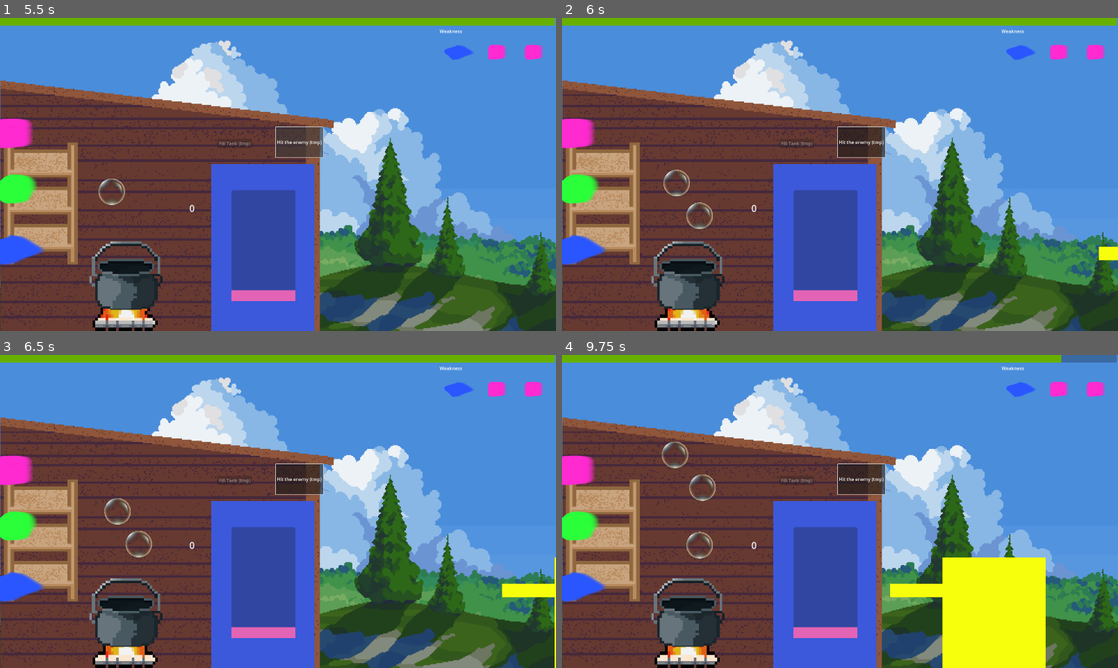
Above: before the commit, frames 1-4 (two rows, left to right).
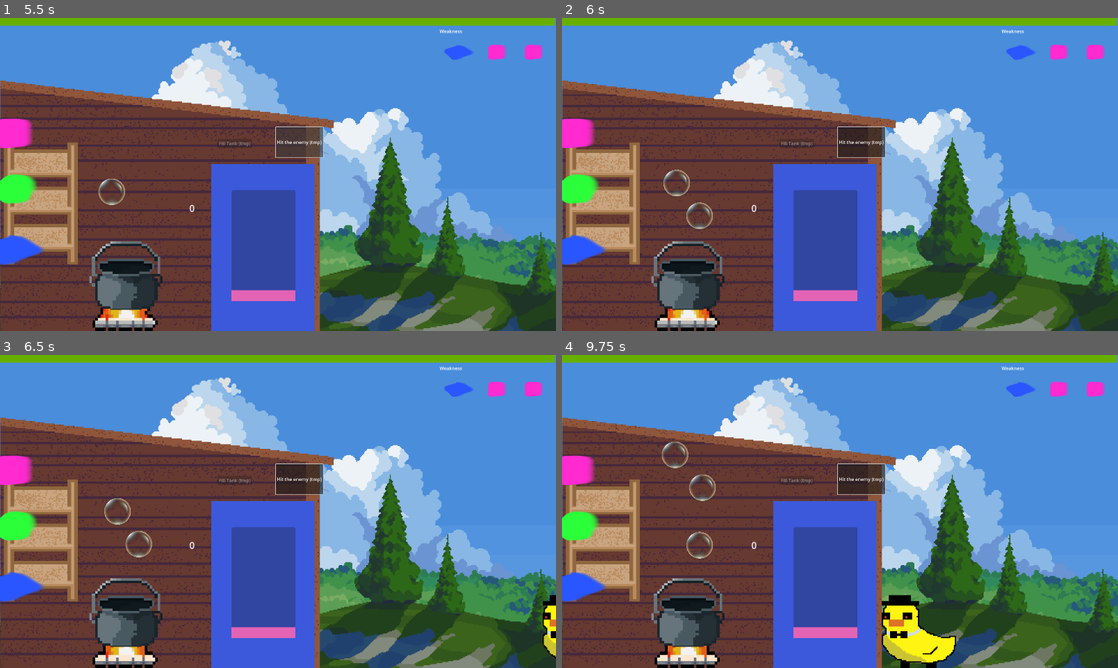
Above: after the commit, the same moments.

Repository: jackfruitgames/ahirutochi
Game: Godot game, scene res://scenes/MainMenu/main_menu.tscn
Same seed, same stepped clock (60 frames per second), same inputs: the game is played once before the commit and once after it.
Inputs (mouse positions are in pixels of both pictures, inside the frame that each line leads up to):
- Up to frame 1 (5.5 s): click "Start the game" at 0.5 s; click "Hit the enemy (tmp)" at 1.25 s; click (116, 255) at 2 s; click (127, 218) at 2.75 s; click "Hit the enemy (tmp)" at 3.5 s; click (127, 262) at 4.27 s; click "Hit the enemy (tmp)" at 5 s
- Up to frame 2 (6 s): move the mouse to (578, 127) at 5.77 s; click (578, 127) at 5.85 s
- Up to frame 3 (6.5 s): no input
- Up to frame 4 (9.75 s): move the mouse to (578, 520) at 6.52 s; click (578, 520) at 6.6 s; move the mouse to (578, 580) at 7.27 s; click (578, 580) at 7.35 s; move the mouse to (578, 464) at 8.02 s; click (578, 464) at 8.1 s; move the mouse to (578, 580) at 8.77 s; click (578, 580) at 8.85 s; move the mouse to (578, 464) at 9.52 s; click (578, 464) at 9.6 s

Frame 1 is identical in both runs. In frame 2, 0.2% of the frame differs, in the area x 96-100%, y 72-78%; in frame 3, 0.9%; in frame 4, 8.9%, in the area x 57-100%, y 0-100%.

Commit message:
Add duck

Diff:
--- a/scenes/Enemy/enemy.tscn
+++ b/scenes/Enemy/enemy.tscn
@@ -1,14 +1,15 @@
 [gd_scene load_steps=3 format=3 uid="uid://75mrk5v6elk0"]
 
 [ext_resource type="Script" path="res://scenes/Enemy/enemy.gd" id="1_l6d7s"]
-[ext_resource type="Texture2D" uid="uid://csgge5v3a2qa" path="res://assets/img/scribbles/enemyDuck.png" id="1_mw64o"]
+[ext_resource type="Texture2D" uid="uid://o6jbye6q6pbk" path="res://assets/img/duck/enemy.png" id="2_swu4a"]
 
 [node name="Enemy" type="Node2D"]
 script = ExtResource("1_l6d7s")
 
 [node name="Body" type="Sprite2D" parent="."]
 position = Vector2(-2, -2)
-texture = ExtResource("1_mw64o")
+texture = ExtResource("2_swu4a")
+flip_h = true
 
 [node name="HitTimer" type="Timer" parent="."]
 wait_time = 0.504
--- a/scenes/Game/game.tscn
+++ b/scenes/Game/game.tscn
@@ -41,10 +41,10 @@
 autostart = true
 
 [node name="SpawnPoint" type="Node2D" parent="Enemies"]
-position = Vector2(2220, 900)
+position = Vector2(2220, 955)
 
 [node name="TargetPoint" type="Node2D" parent="Enemies"]
-position = Vector2(1403, 900)
+position = Vector2(1235, 955)
 
 [connection signal="bubble_exploded" from="Pot" to="." method="_on_pot_bubble_exploded"]
 [connection signal="pot_ready" from="Pot" to="." method="_on_pot_pot_ready"]
Binary file added: assets/img/duck/enemy.png
Not shown, changed: assets/img/duck/enemy.png.import
Not shown, changed: assets/img/pot/fire.png.import
